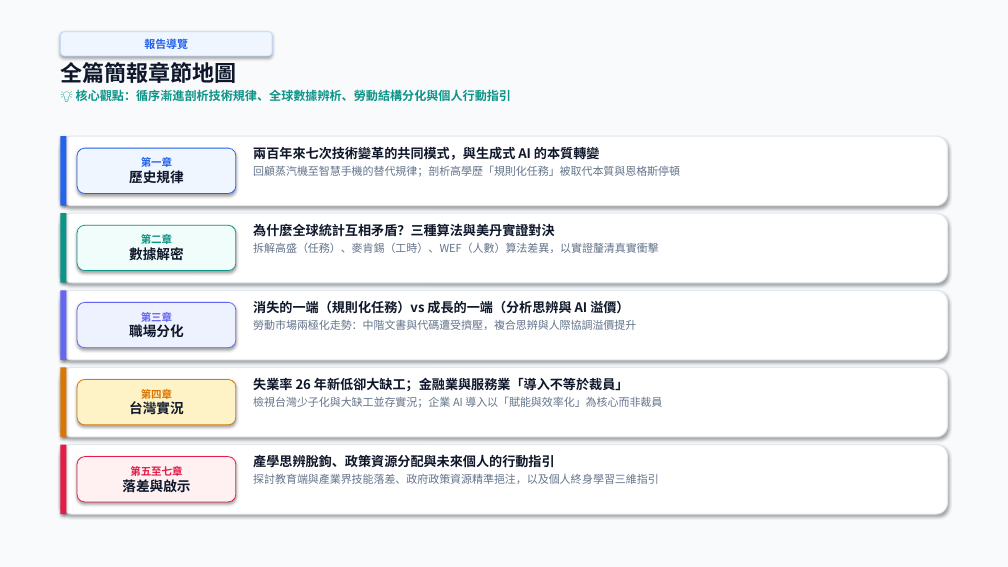
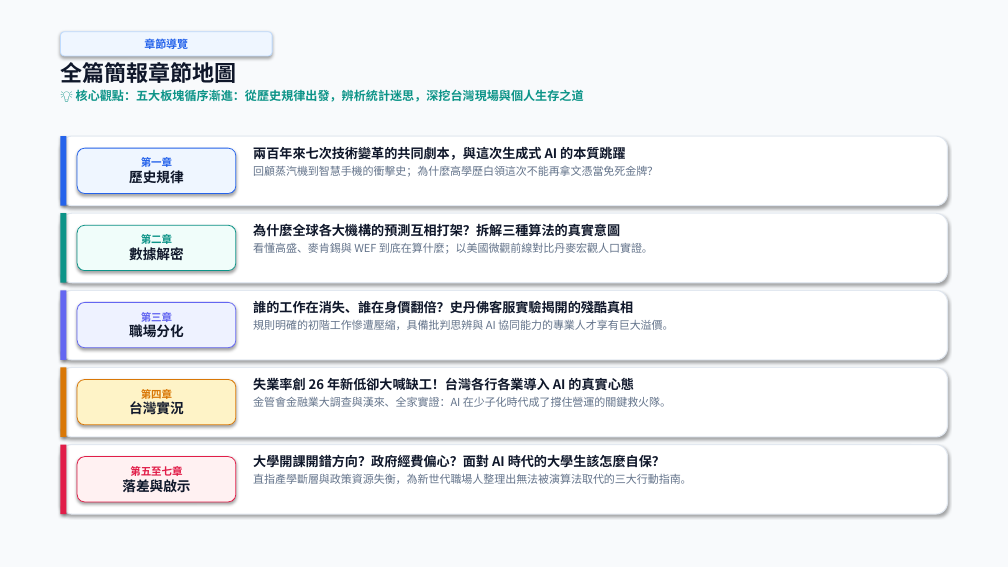
Before and after one commit to ZoeChengYu/2026F_information_and_life, a slide deck: slide 3 of 期中報告_ver.Gemini.1.0.1.pptx. Drawn at 1008x567 pixels with LibreOffice and Linux fonts; fonts in the diff are those of the drawing. Boxes give left, top, right and bottom in pixels: in the first picture for what was removed or moved away, otherwise in the second. Text is boxed around its words. In the diff, an @@ line names an element or a change of style, - is before the commit and + after.

```diff
--- a/期中報告_ver.Gemini.1.0.1.pptx
+++ b/期中報告_ver.Gemini.1.0.1.pptx
@@ text in rounded rectangle at (144,36,188,51): text changed @@
-報告導覽
+章節導覽
@@ text at (76,89,584,102): text changed @@
-💡 核心觀點：循序漸進剖析技術規律、全球數據辨析、勞動結構分化與個人行動指引
+💡 核心觀點：五大板塊循序漸進：從歷史規律出發，辨析統計迷思，深挖台灣現場與個人生存之道
@@ text at (253,147,658,177): text changed @@
-兩百年來七次技術變革的共同模式，與生成式 AI 的本質轉變
-回顧蒸汽機至智慧手機的替代規律；剖析高學歷「規則化任務」被取代本質與恩格斯停頓
+兩百年來七次技術變革的共同劇本，與這次生成式 AI 的本質跳躍
+回顧蒸汽機到智慧手機的衝擊史；為什麼高學歷白領這次不能再拿文憑當免死金牌？
@@ text at (253,223,653,254): text changed @@
-為什麼全球統計互相矛盾？三種算法與美丹實證對決
-拆解高盛（任務）、麥肯錫（工時）、WEF（人數）算法差異，以實證釐清真實衝擊
+為什麼全球各大機構的預測互相打架？拆解三種算法的真實意圖
+看懂高盛、麥肯錫與 WEF 到底在算什麼；以美國微觀前線對比丹麥宏觀人口實證。
@@ text at (253,301,673,330): text changed @@
-消失的一端（規則化任務）vs 成長的一端（分析思辨與 AI 溢價）
-勞動市場兩極化走勢：中階文書與代碼遭受擠壓，複合思辨與人際協調溢價提升
+誰的工作在消失、誰在身價翻倍？史丹佛客服實驗揭開的殘酷真相
+規則明確的初階工作慘遭壓縮，具備批判思辨與 AI 協同能力的專業人才享有巨大溢價。
@@ text at (253,378,671,407): text changed @@
-失業率 26 年新低卻大缺工；金融業與服務業「導入不等於裁員」
-檢視台灣少子化與大缺工並存實況；企業 AI 導入以「賦能與效率化」為核心而非裁員
+失業率創 26 年新低卻大喊缺工！台灣各行各業導入 AI 的真實心態
+金管會金融業大調查與漢來、全家實證：AI 在少子化時代成了撐住營運的關鍵救火隊。
@@ text at (253,455,692,484): text changed @@
-產學思辨脫鉤、政策資源分配與未來個人的行動指引
-探討教育端與產業界技能落差、政府政策資源精準挹注，以及個人終身學習三維指引
+大學開課開錯方向？政府經費偏心？面對 AI 時代的大學生該怎麼自保？
+直指產學斷層與政策資源失衡，為新世代職場人整理出無法被演算法取代的三大行動指南。
```
Also in this commit, not shown: 14 other slides changed, 1 other file.
